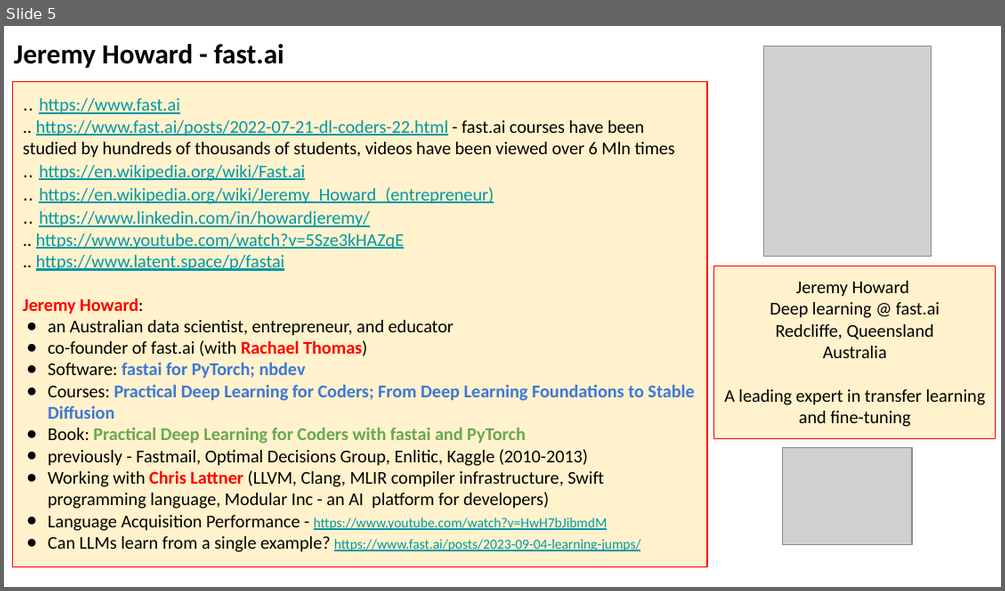
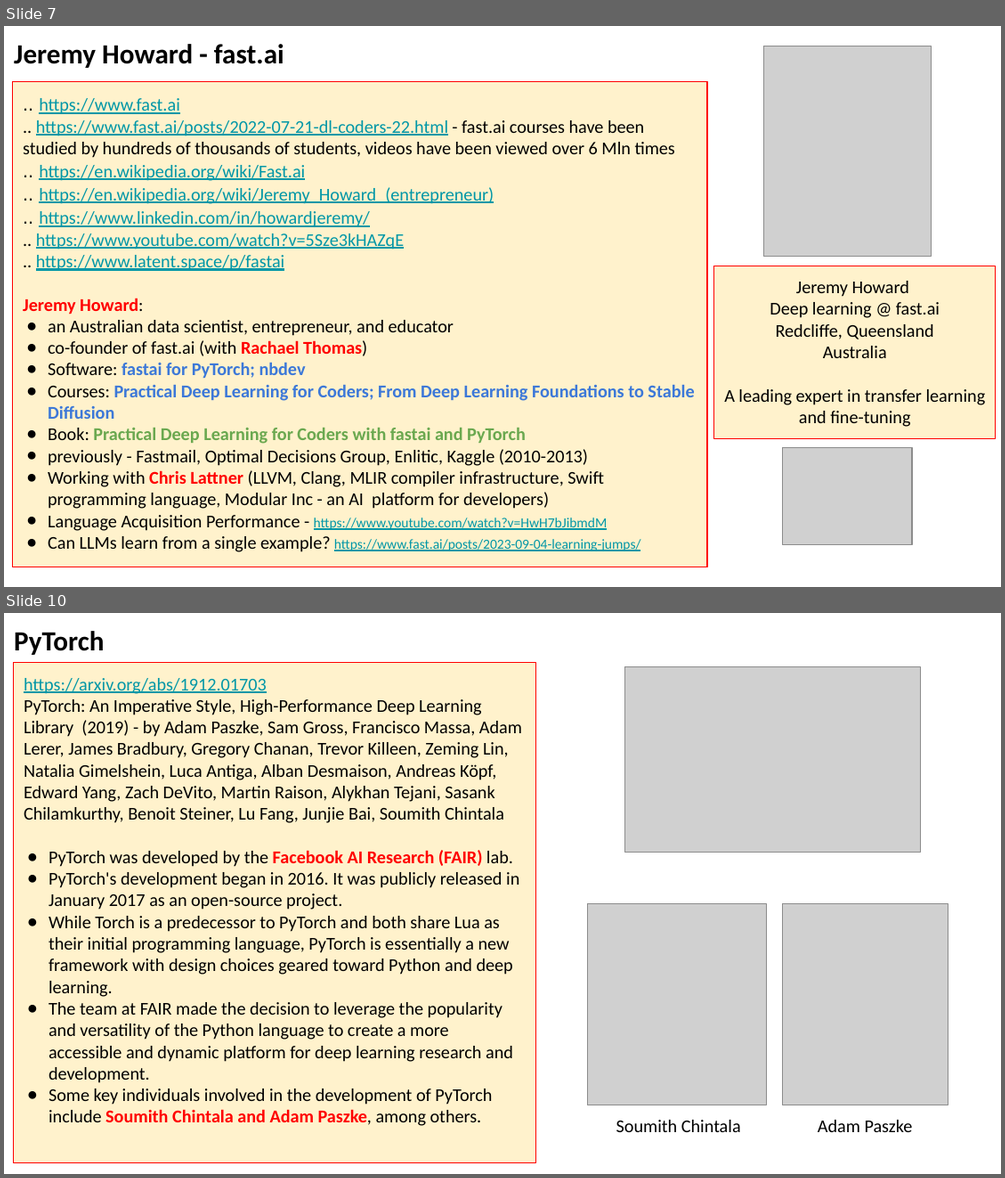
Before and after one commit to vitalmix/seminar, a slide deck: 2023/2023-10-27-AI-Updates.pptx. Shown one above the other, each under a label of ours: slide 5 before the commit, slides 7 and 10 after it; the slides between them are not shown. The pictures are 1005x591 and 1005x1178 pixels, drawn with LibreOffice and Linux fonts; fonts in the diff are those of the drawing; grey boxes stand for pictures. Boxes give left, top, right and bottom in pixels: in the first picture for what was removed or moved away, otherwise in the second. Text is boxed around its words. In the diff, an @@ line names an element or a change of style, - is before the commit and + after.

```diff
--- a/2023/2023-10-27-AI-Updates.pptx
+++ b/2023/2023-10-27-AI-Updates.pptx
@@ slide 10 added at (x1=4, y1=613, x2=1001, y2=1174), background #FFFFFF @@
@@ text added at (x1=14, y1=631, x2=104, y2=655), 20 pt, text #000000, bold @@
+PyTorch
@@ rectangle added at (x1=14, y1=663, x2=536, y2=1163), fill #FFF2CC, outline #FF0000 0.75 pt, 13 pt, text #000000 @@
+https://arxiv.org/abs/1912.01703
+PyTorch: An Imperative Style, High-Performance Deep Learning Library (2019) - by Adam Paszke, Sam Gross, Francisco Massa, Adam Lerer, James Bradbury, Gregory Chanan, Trevor Killeen, Zeming Lin, Natalia Gimelshein, Luca Antiga, Alban Desmaison, Andreas Köpf, Edward Yang, Zach DeVito, Martin Raison, Alykhan Tejani, Sasank Chilamkurthy, Benoit Steiner, Lu Fang, Junjie Bai, Soumith Chintala
+● PyTorch was developed by the Facebook AI Research (FAIR) lab.
+● PyTorch's development began in 2016. It was publicly released in January 2017 as an open-source project.
+● While Torch is a predecessor to PyTorch and both share Lua as their initial programming language, PyTorch is essentially a new framework with design choices geared toward Python and deep learning.
+● The team at FAIR made the decision to leverage the popularity and versatility of the Python language to create a more accessible and dynamic platform for deep learning research and development.
+● Some key individuals involved in the development of PyTorch include Soumith Chintala and Adam Paszke, among others.
@@ picture added at (x1=624, y1=666, x2=920, y2=852) @@
@@ picture added at (x1=588, y1=904, x2=767, y2=1104) @@
@@ picture added at (x1=782, y1=904, x2=947, y2=1104) @@
@@ text added at (x1=616, y1=1119, x2=741, y2=1132), 13 pt, text #000000 @@
+Soumith Chintala
@@ text added at (x1=817, y1=1119, x2=913, y2=1132), 13 pt, text #000000 @@
+Adam Paszke
@@ what was slide 5 is now slide 7 @@
```
Also in this commit, not shown: 11 slides changed, 6 other slides added, 3 slides removed.
